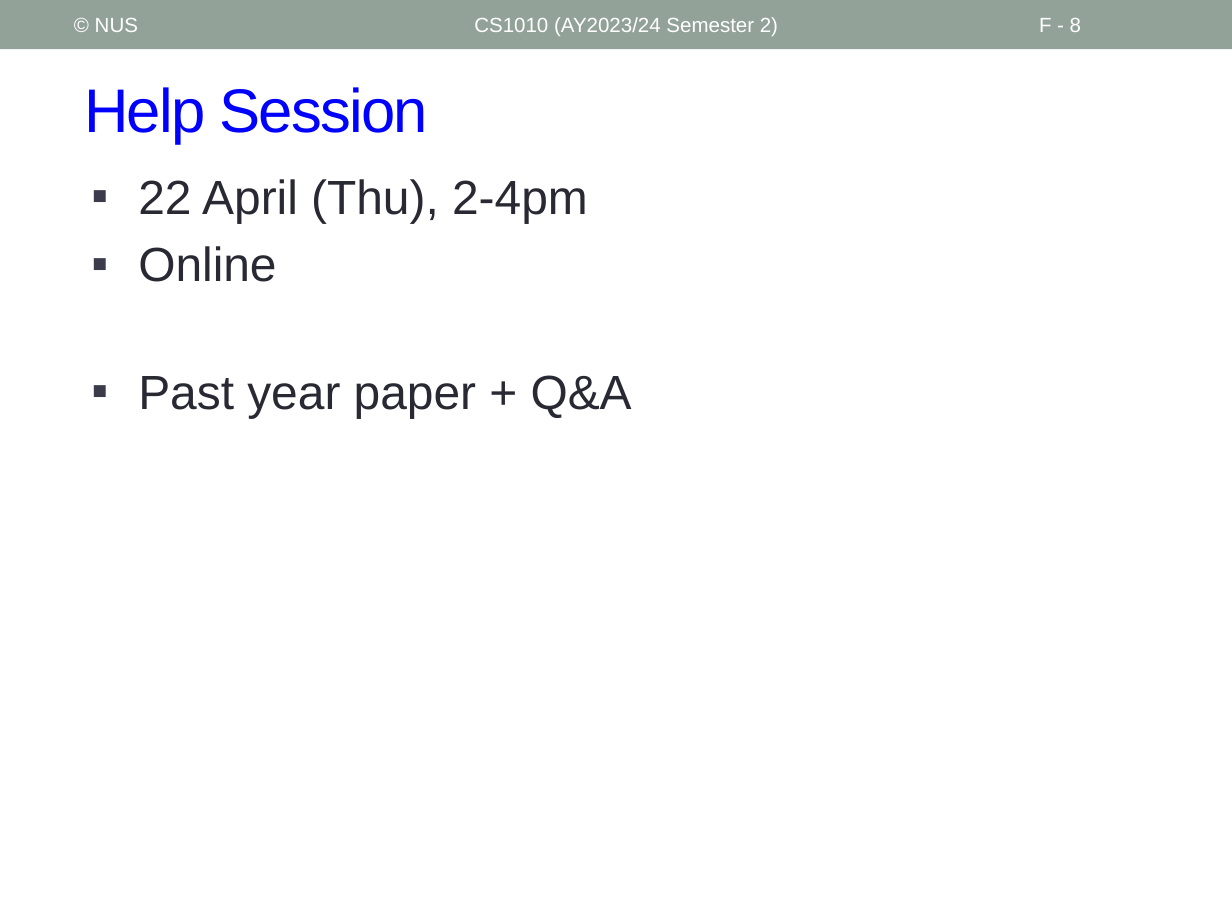
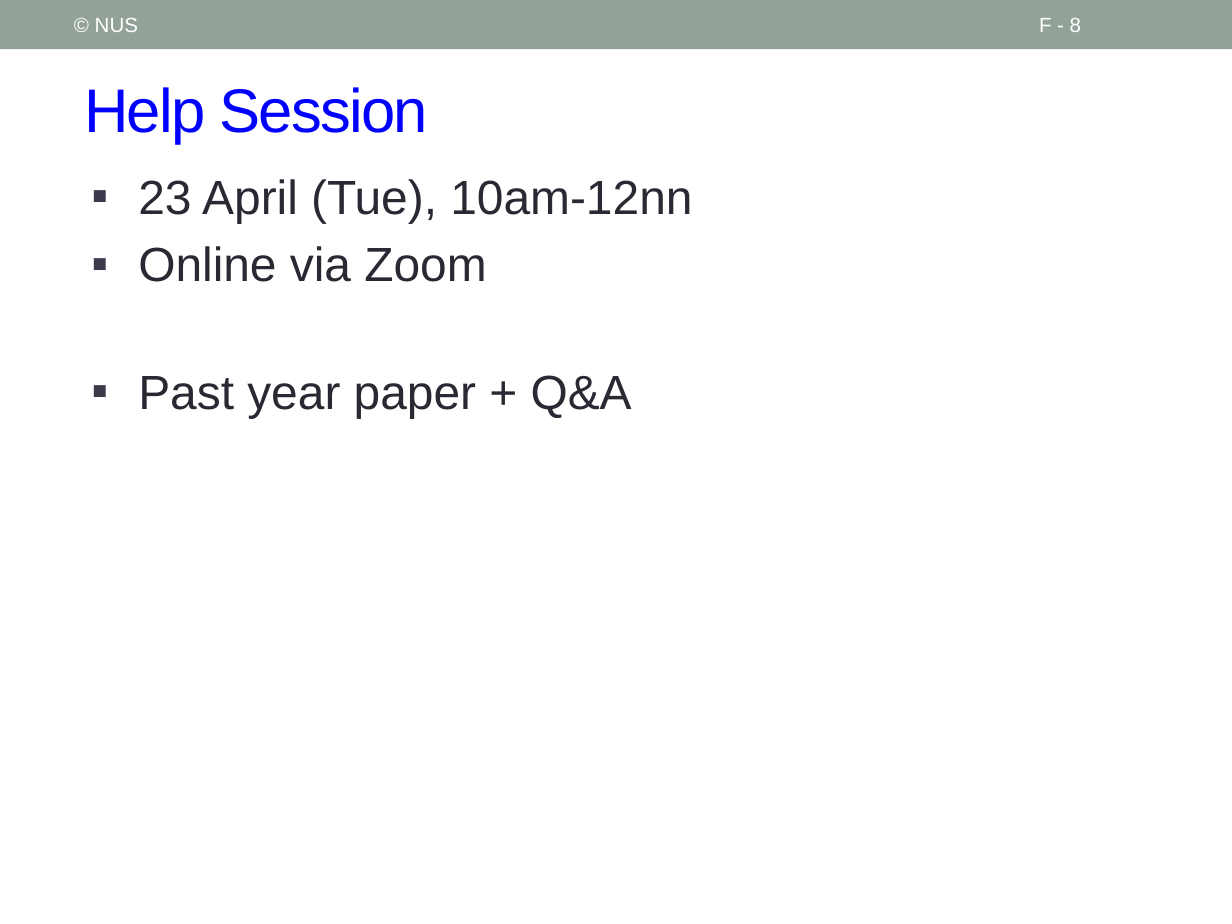
Before and after one commit to nus-cs1010-2425-s2/website, a slide deck: slide 8 of slides/Future.pptx. Drawn at 1232x924 pixels with LibreOffice and Linux fonts; fonts in the diff are those of the drawing. Boxes give left, top, right and bottom in pixels: in the first picture for what was removed or moved away, otherwise in the second. Text is boxed around its words. In the diff, an @@ line names an element or a change of style, - is before the commit and + after.

```diff
--- a/slides/Future.pptx
+++ b/slides/Future.pptx
@@ text removed at [474, 17, 778, 36] @@
-CS1010 (AY2023/24 Semester 2)
@@ text at [138, 179, 692, 282]: text changed @@
-▪ 22 April (Thu), 2-4pm
-▪ Online
+▪ 23 April (Tue), 10am-12nn
+▪ Online via Zoom
```
Also in this commit, not shown: 11 other slides changed, 3 other files.
